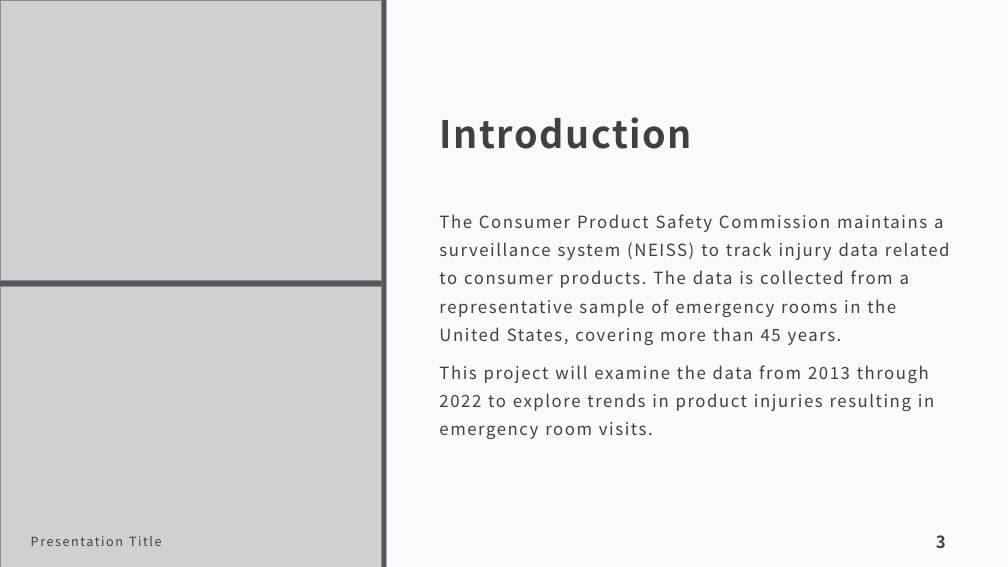
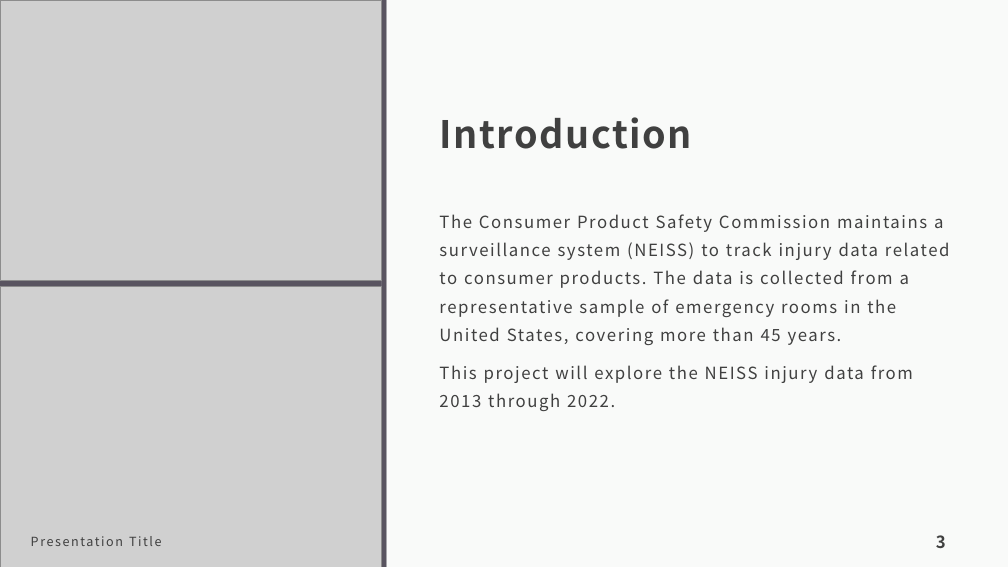
Before and after one commit to tamimcm416/product_injury, a slide deck: slide 3 of docs/Product Injuries.pptx. Drawn at 1008x567 pixels with LibreOffice and Linux fonts; fonts in the diff are those of the drawing; grey boxes stand for pictures. Boxes give left, top, right and bottom in pixels: in the first picture for what was removed or moved away, otherwise in the second. Text is boxed around its words. In the diff, an @@ line names an element or a change of style, - is before the commit and + after.

```diff
--- a/docs/Product Injuries.pptx
+++ b/docs/Product Injuries.pptx
@@ text at box(439, 365, 913, 411): text changed @@
-This project will examine the data from 2013 through 2022 to explore trends in product injuries resulting in emergency room visits.
+This project will explore the NEISS injury data from 2013 through 2022.
```
Also in this commit, not shown: 4 other slides changed, 6 slides added, 14 slides removed, 1 other file.
